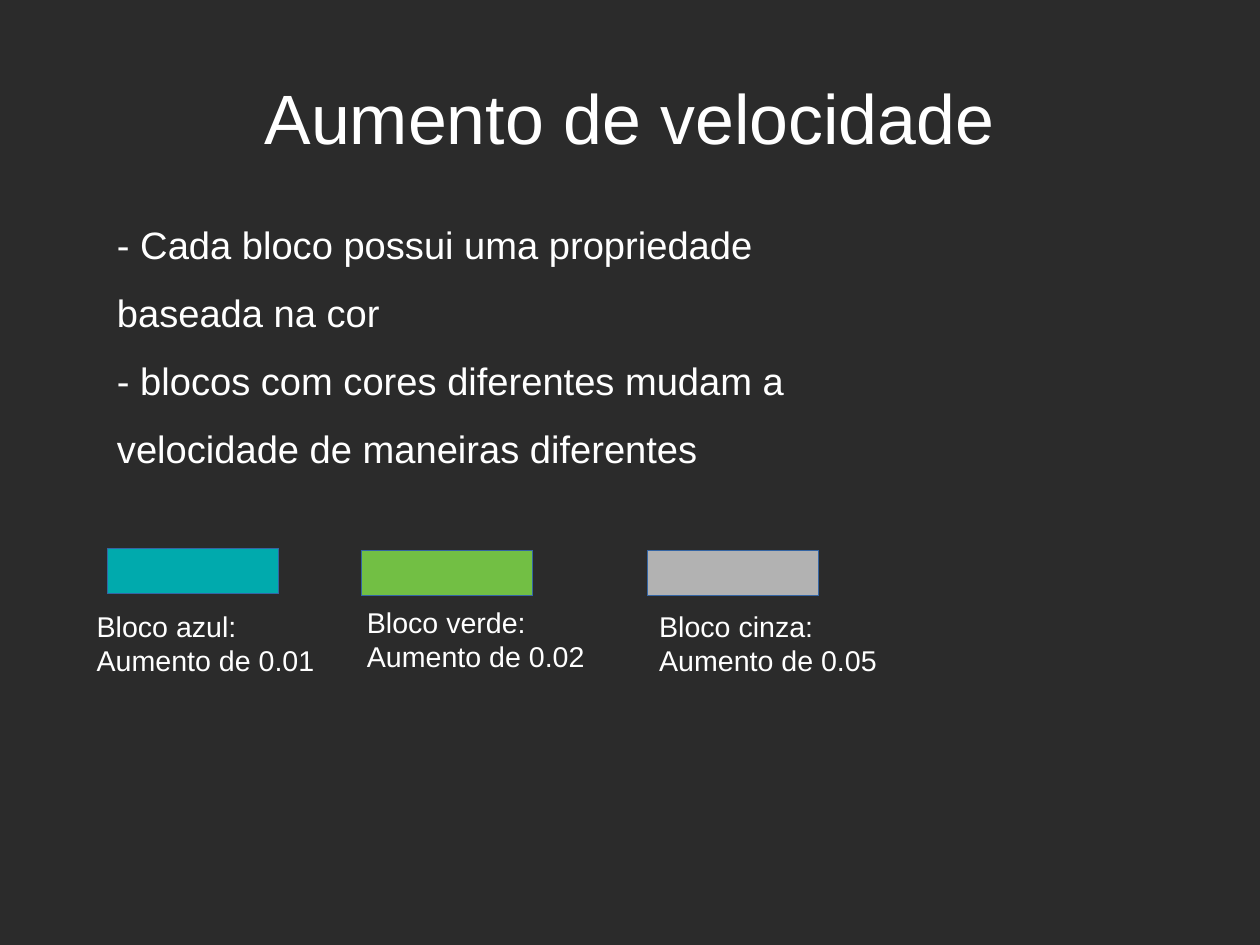
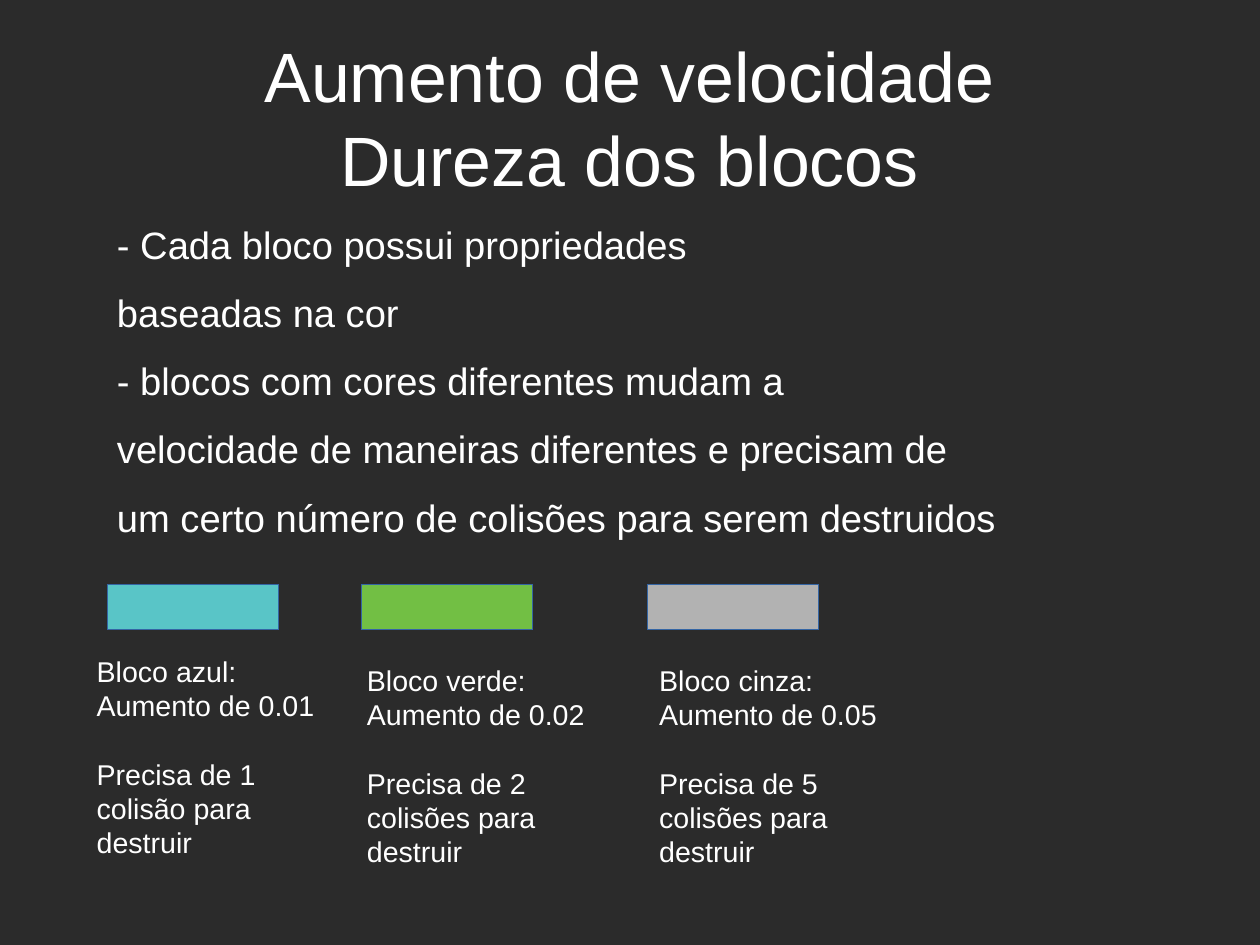
Before and after one commit to Vinicius-Soares/breakoutpy, a slide deck: slide 4 of slide_breakout.odp. Drawn at 1260x945 pixels with LibreOffice and Linux fonts; fonts in the diff are those of the drawing; background and template pictures are left out; a plain dark background stands for a picture behind light text. Boxes give left, top, right and bottom in pixels: in the first picture for what was removed or moved away, otherwise in the second. Text is boxed around its words. In the diff, an @@ line names an element or a change of style, - is before the commit and + after.

```diff
--- a/slide_breakout.odp
+++ b/slide_breakout.odp
@@ title at (265, 51, 994, 187): text changed @@
-Aumento de velocidade
+Aumento de velocidade
+Dureza dos blocos
@@ text at (117, 231, 686, 328): text changed @@
-- Cada bloco possui uma propriedade
-baseada na cor
+- Cada bloco possui propriedades
+baseadas na cor
@@ text at (117, 435, 996, 540): text changed @@
-velocidade de maneiras diferentes
+velocidade de maneiras diferentes e precisam de
+um certo número de colisões para serem destruidos
@@ 3 rectangles: place and size @@
-3 rectangles at (107, 549, 820, 596)
+3 rectangles at (107, 585, 820, 630)
@@ rectangle at (107, 585, 279, 630): fill #00AAAD to #59C5C7 @@
@@ text "Bloco azul:": place and size @@
-text "Bloco azul:" at (97, 616, 315, 672)
+text "Bloco azul:" at (97, 661, 315, 854)
@@ text "Bloco verde:": place and size @@
-text "Bloco verde:" at (367, 612, 585, 668)
+text "Bloco verde:" at (367, 670, 585, 863)
@@ text "Bloco cinza:": place and size @@
-text "Bloco cinza:" at (659, 616, 877, 672)
+text "Bloco cinza:" at (659, 670, 877, 863)
@@ text at (97, 764, 256, 854): paragraph added @@
+Precisa de 1 colisão para destruir
@@ text at (367, 773, 535, 863): paragraph added @@
+Precisa de 2 colisões para destruir
@@ text at (659, 773, 827, 863): paragraph added @@
+Precisa de 5 colisões para destruir
```
Also in this commit, not shown: 3 other slides changed, 1 other file.
